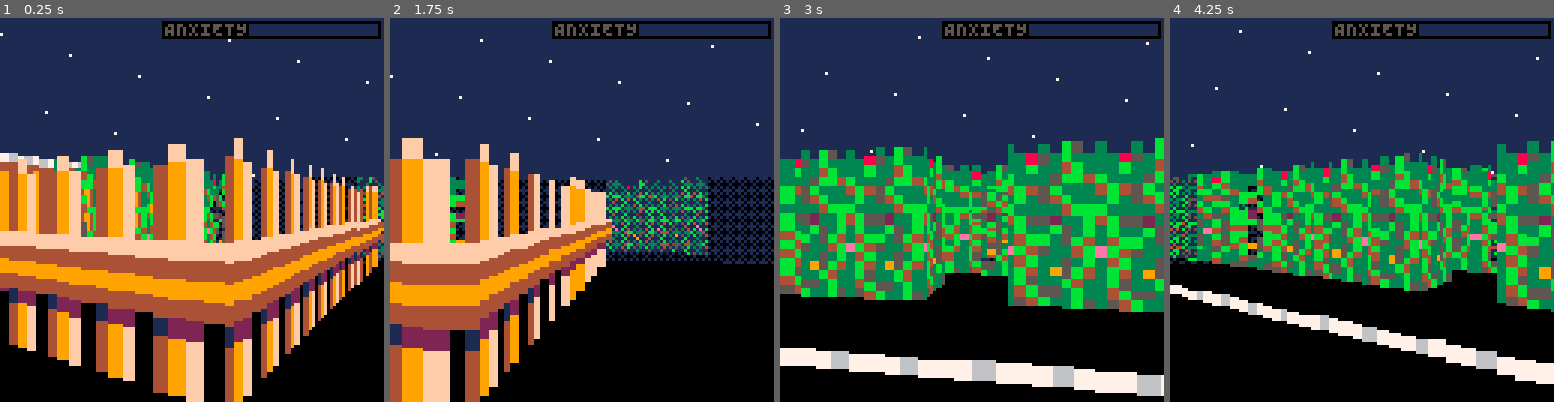
Above: before the commit, frames 1-4 (left to right).
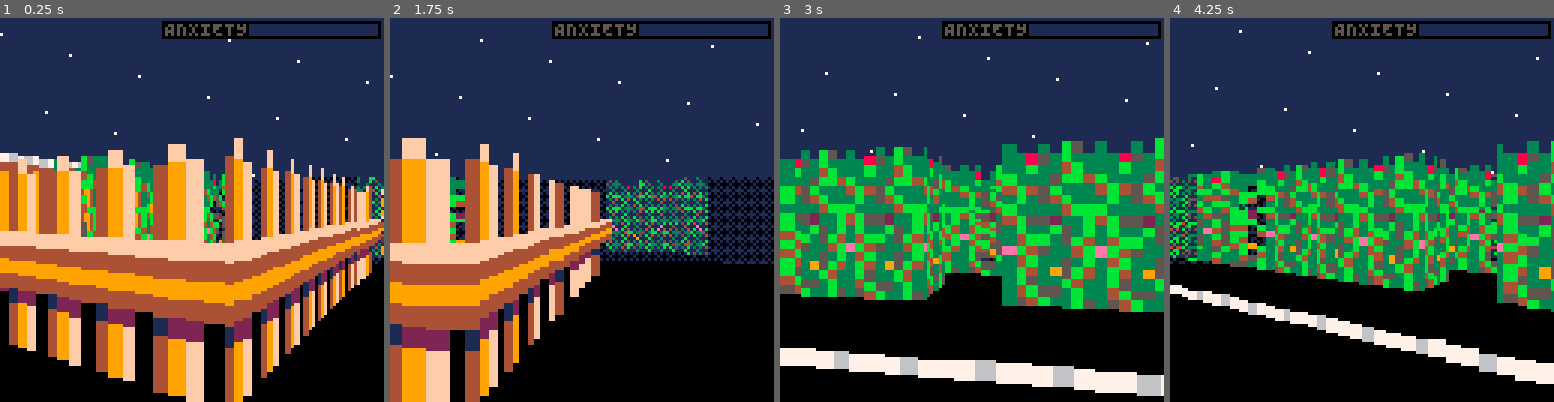
Above: after the commit, the same moments.

Repository: jcwilk/anx
Game: PICO-8 cartridge anx.p8
The game is run twice, just before and just after one commit, with the same random seed, the same clock (stepped at 60 frames per second) and the same inputs.
Inputs:
- Up to frame 1 (0.25 s): no input
- Up to frame 2 (1.75 s): tap X (X key) at 0.33, 1.07 s; tap O (Z key) at 0.7, 1.7 s; hold Right from 1.6 s (still down)
- Up to frame 3 (3 s): tap X (X key) at 1.85, 2.97 s; release Right at 2.1 s; tap O (Z key) at 2.1, 2.5, 2.9 s; hold Up 2.15-2.42 s; hold Right from 2.47 s (still down)
- Up to frame 4 (4.25 s): release Right at 3.03 s; hold Left 3.08-3.58 s; tap O (Z key) at 3.3, 3.7, 4.1 s; hold Down 3.63-3.97 s; hold Right from 4.02 s (still down); tap X (X key) at 4.08 s

The runs differ from the first frame. In frame 1, 0.6% of the frame differs, in the area x 93-100%, y 41-69%; in frame 2, 3.4%; in frame 3, 2.1%; in frame 4, 6.4%, in the area x 22-91%, y 32-93%.

Commit message:
Make objects able to be picked up
Noticed that the mob rendering is a bit fucked
- can't seem to view them directly from the side
- they jump suddenly from viewing their back to viewing their front
- their side width is wider when viewing it from one side than the other

Diff:
--- a/anx.p8
+++ b/anx.p8
@@ -671,10 +671,6 @@
   end
  end
 
- local function spin(mob)
-  mob.bearing+=.01
- end
-
  return function(sprite_id,coords,bearing)
   mob_id_counter+=1
   local obj = {
@@ -688,13 +684,53 @@
    talk=talk,
    apply_movement=apply_movement,
    entering_door=false,
-   hitbox_radius=mob_hitbox_radius
+   hitbox_radius=mob_hitbox_radius,
+   update=default_update
   }
-  if sprite_id == 17 or sprite_id == 16 then
-   obj.update=spin
-  else
-   obj.update=default_update
-  end
+  return obj
+ end
+end)()
+
+makeitem = (function()
+ local function item_update(mob)
+  mob.bearing+=.01
+  if (player.coords-mob.coords):diamond_distance() < .5 then
+   mob:on_pickup()
+  end
+ end
+
+ return function(sprite_id,coords,bearing)
+  local obj=makemobile(sprite_id,coords,bearing)
+  obj.update=item_update
+  obj.on_pickup=noop_f
+  return obj
+ end
+end)()
+
+makecoin = (function()
+ local function pickup(mob)
+  mob:kill()
+  add_coin()
+ end
+
+ return function(sprite_id,coords,bearing)
+  local obj=makeitem(sprite_id,coords,bearing)
+  obj.on_pickup=pickup
+  return obj
+ end
+end)()
+
+makewhisky = (function()
+ local function pickup(mob)
+  if coin_count >= 5 then
+   mob:kill()
+   add_whisky()
+  end
+ end
+
+ return function(sprite_id,coords,bearing)
+  local obj=makeitem(sprite_id,coords,bearing)
+  obj.on_pickup=pickup
   return obj
  end
 end)()
@@ -986,7 +1022,13 @@
  for y=0,63 do
   mob_id=mget(x,y)
   if is_sprite_mob(mob_id) then
-   mobile_pool.make(makemobile(mob_id,makevec2d(x,-y),makeangle(rnd())))
+   if mob_id == 17 then
+    mobile_pool.make(makecoin(mob_id,makevec2d(x,-y),makeangle(rnd())))
+   elseif mob_id == 16 then
+    mobile_pool.make(makewhisky(mob_id,makevec2d(x,-y),makeangle(rnd())))
+   else
+    mobile_pool.make(makemobile(mob_id,makevec2d(x,-y),makeangle(rnd())))
+   end
   end
  end
 end
@@ -1192,6 +1234,29 @@
  end
 end
 
+coin_count=0
+function add_coin()
+ coin_count+=1
+end
+
+function clear_coins()
+ coin_count=0
+end
+
+has_whisky=false
+function add_whisky()
+ has_whisky=true
+end
+
+function draw_inventory()
+ for i=0,coin_count do
+  spr(17,128-i*9,8)
+ end
+ if has_whisky then
+  spr(16,128-coin_count*9-8,8) -- -8 because the whisky is a little narrow
+ end
+end
+
 mob_pos_map={}
 sky_color=1
 ground_color=0
@@ -1217,6 +1282,8 @@
   raycast_walls()
 
   draw_anxiety_bar()
+
+  draw_inventory()
  end
 
  if debug then
--- a/main.lua
+++ b/main.lua
@@ -283,7 +283,13 @@
   for y=0,63 do
     mob_id=mget(x,y)
     if is_sprite_mob(mob_id) then
-      mobile_pool.make(makemobile(mob_id,makevec2d(x,-y),makeangle(rnd())))
+      if mob_id == 17 then
+        mobile_pool.make(makecoin(mob_id,makevec2d(x,-y),makeangle(rnd())))
+      elseif mob_id == 16 then
+        mobile_pool.make(makewhisky(mob_id,makevec2d(x,-y),makeangle(rnd())))
+      else
+        mobile_pool.make(makemobile(mob_id,makevec2d(x,-y),makeangle(rnd())))
+      end
     end
   end
 end
@@ -489,6 +495,29 @@
   end
 end
 
+coin_count=0
+function add_coin()
+  coin_count+=1
+end
+
+function clear_coins()
+  coin_count=0
+end
+
+has_whisky=false
+function add_whisky()
+  has_whisky=true
+end
+
+function draw_inventory()
+  for i=0,coin_count do
+    spr(17,128-i*9,8)
+  end
+  if has_whisky then
+    spr(16,128-coin_count*9-8,8) -- -8 because the whisky is a little narrow
+  end
+end
+
 mob_pos_map={}
 sky_color=1
 ground_color=0
@@ -514,6 +543,8 @@
     raycast_walls()
 
     draw_anxiety_bar()
+
+    draw_inventory()
   end
 
   if debug then
--- a/sprites.p8
+++ b/sprites.p8
@@ -671,10 +671,6 @@
     end
   end
 
-  local function spin(mob)
-    mob.bearing+=.01
-  end
-
   return function(sprite_id,coords,bearing)
     mob_id_counter+=1
     local obj = {
@@ -688,13 +684,53 @@
       talk=talk,
       apply_movement=apply_movement,
       entering_door=false,
-      hitbox_radius=mob_hitbox_radius
+      hitbox_radius=mob_hitbox_radius,
+      update=default_update
     }
-    if sprite_id == 17 or sprite_id == 16 then
-      obj.update=spin
-    else
-      obj.update=default_update
-    end
+    return obj
+  end
+end)()
+
+makeitem = (function()
+  local function item_update(mob)
+    mob.bearing+=.01
+    if (player.coords-mob.coords):diamond_distance() < .5 then
+      mob:on_pickup()
+    end
+  end
+
+  return function(sprite_id,coords,bearing)
+    local obj=makemobile(sprite_id,coords,bearing)
+    obj.update=item_update
+    obj.on_pickup=noop_f
+    return obj
+  end
+end)()
+
+makecoin = (function()
+  local function pickup(mob)
+    mob:kill()
+    add_coin()
+  end
+
+  return function(sprite_id,coords,bearing)
+    local obj=makeitem(sprite_id,coords,bearing)
+    obj.on_pickup=pickup
+    return obj
+  end
+end)()
+
+makewhisky = (function()
+  local function pickup(mob)
+    if coin_count >= 5 then
+      mob:kill()
+      add_whisky()
+    end
+  end
+
+  return function(sprite_id,coords,bearing)
+    local obj=makeitem(sprite_id,coords,bearing)
+    obj.on_pickup=pickup
     return obj
   end
 end)()
